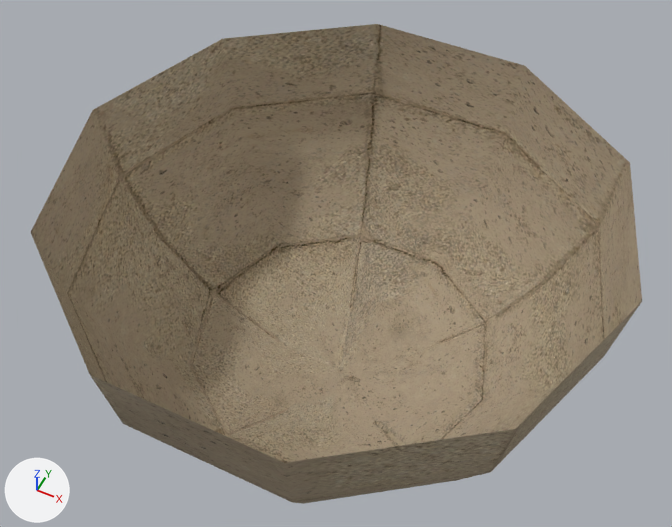
What one commit did to the FBX model 8th_FrameWork/Client/Bin/Resources/Meshes/Environments/MapAssets/KonohaForest/SM_ENV_KNFRST_BottomSphere_A.FBX.
Both versions are drawn from a camera (50 mm lens) standing at (317.0, -645.0, 696.0) and looking at (-17.0, 22.0, -138.0). Arrows for +X, +Y and +Z are at lower left; the lights stay in place. Where no turn or scale is listed for an object, it has been applied to the vertices.

Before the edit, the objects in view are built like this:
```python
mat_mi_env_knfrst_endfogshader_b = principled_material('MI_ENV_KNFRST_EndFogShader_B')
mat_mi_env_knfrst_endfogshader_b.texture = img_defaultdiffuse_tga
mat_mi_env_knfrst_endfogshader_b.roughness = 0.859
me_mesh = bpy.data.meshes.new('Mesh')
me_mesh.from_pydata(...)  # 51 vertices, 90 faces; spans x -325.0..325.0, y -309.0..309.0, z -325.0..0.0
me_mesh.materials.append(mat_mi_env_knfrst_endfogshader_b)  # picture img_defaultdiffuse_tga
ob_sm_env_knfrst_bottomsphere_a = bpy.data.objects.new('SM_ENV_KNFRST_BottomSphere_A', me_mesh)
ob_sm_env_knfrst_bottomsphere_a.location = (0.0, 0.0, 0.0)
```
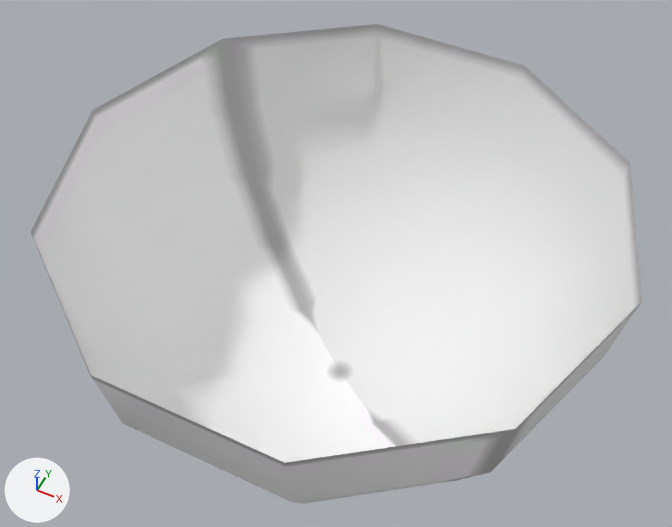
Boxes [x1, y1, x2, y2] around the edits, measured in the pictures (672 x 527 px):
'SM_ENV_KNFRST_BottomSphere_A', surface changed (brown to white)
    both: [31, 24, 642, 504]

Edits to the bpy script that builds the scene:
```text
Add img_defaultwhitegrid_dds:
    img_defaultwhitegrid_dds = load_image('DefaultWhiteGrid.dds', '../../../../Textures/AnimModelTextures/DefaultWhiteGrid.dds', 128, 128, 'sRGB')
Change mat_mi_env_knfrst_endfogshader_b:
    mat_mi_env_knfrst_endfogshader_b.texture: img_defaultdiffuse_tga -> img_defaultwhitegrid_dds
```
